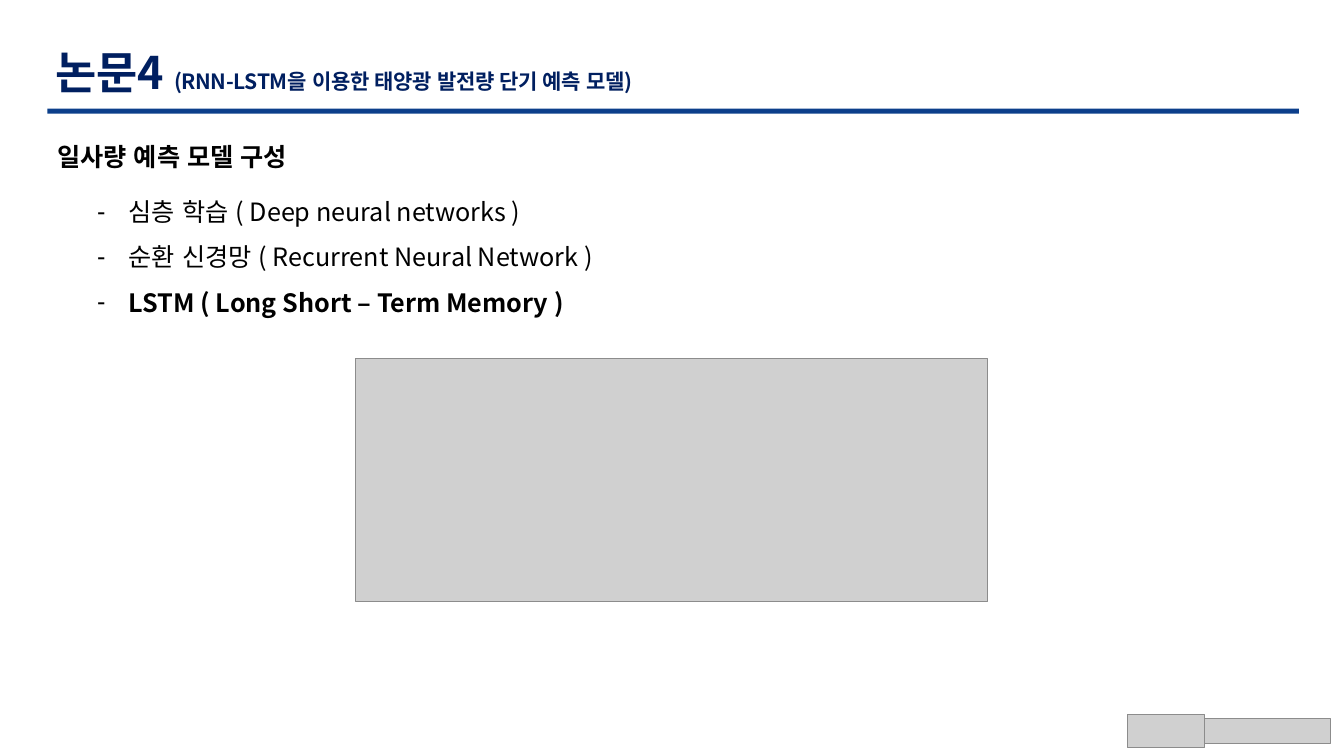
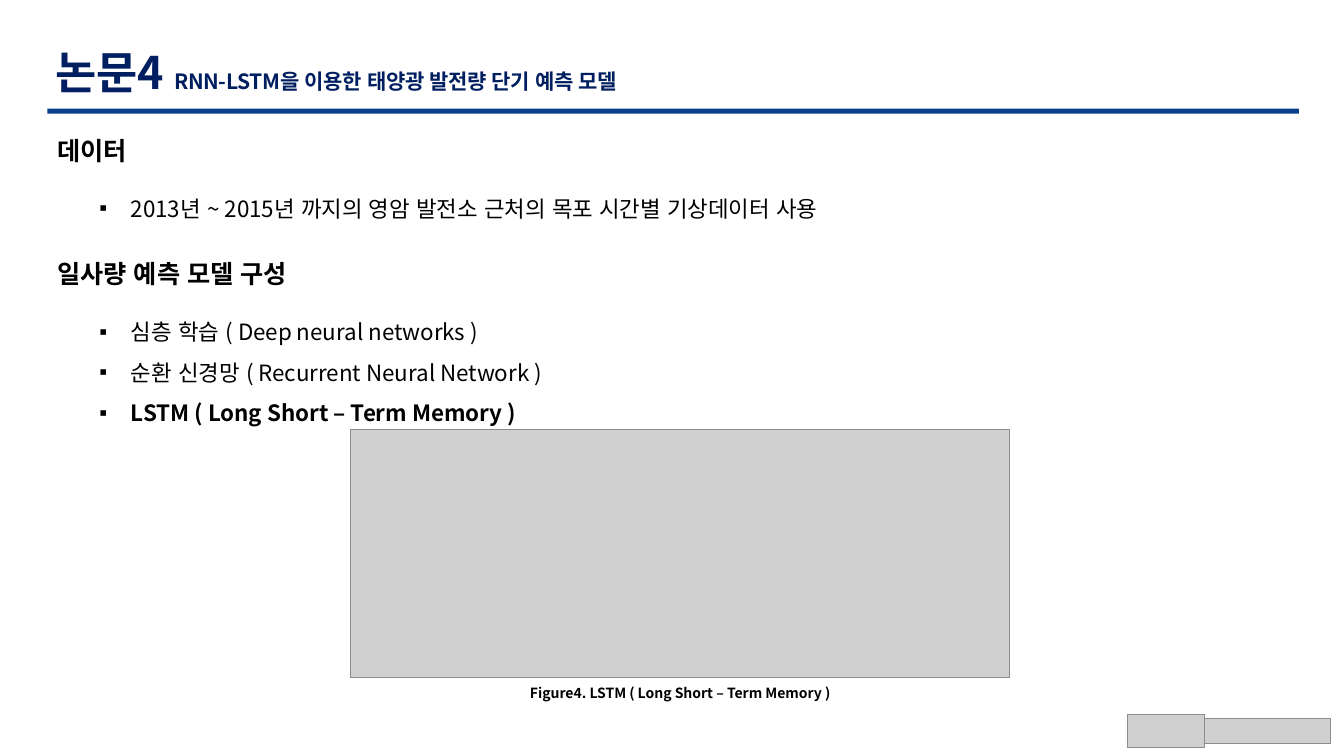
Before and after one commit to TaegyuHan/Solar_radiation_prediction_model, a slide deck: slide 12 of KICS_PT/[KICS] 동향 poster.pptx (slide 11 before the commit). Drawn at 1344x756 pixels with LibreOffice and Linux fonts; fonts in the diff are those of the drawing; grey boxes stand for pictures. Boxes give left, top, right and bottom in pixels: in the first picture for what was removed or moved away, otherwise in the second. Text is boxed around its words. In the diff, an @@ line names an element or a change of style, - is before the commit and + after.

```diff
--- a/KICS_PT/[KICS] 동향 poster.pptx
+++ b/KICS_PT/[KICS] 동향 poster.pptx
@@ text at box(56, 52, 617, 93): text changed @@
-논문4 (RNN-LSTM을 이용한 태양광 발전량 단기 예측 모델)
+논문4 RNN-LSTM을 이용한 태양광 발전량 단기 예측 모델
@@ text added at box(57, 139, 127, 163), 18 pt, text #000000, bold @@
+데이터
@@ text added at box(131, 198, 817, 219), 16 pt, text #000000 @@
+▪ 2013년 ~ 2015년 까지의 영암 발전소 근처의 목포 시간별 기상데이터 사용
@@ text "일사량 예측 모델 구성": place and size @@
-text "일사량 예측 모델 구성" at box(57, 145, 287, 169)
+text "일사량 예측 모델 구성" at box(57, 262, 287, 286)
@@ text "심층 학습 ( Deep neural ...": place and size @@
-text "심층 학습 ( Deep neural ..." at box(129, 200, 578, 318)
+text "심층 학습 ( Deep neural ..." at box(131, 321, 529, 426)
@@ text "심층 학습 ( Deep neural ..." at box(131, 321, 529, 426): size 18 to 16 pt; bullet - to ▪ @@
@@ picture: place and size @@
-picture at box(356, 358, 988, 602)
+picture at box(351, 430, 1009, 678)
@@ text added at box(530, 686, 822, 702), 10 pt, text #000000, bold @@
+Figure4. LSTM ( Long Short – Term Memory )
```
Also in this commit, not shown: 14 other slides changed, 1 slide added, 1 other file.
